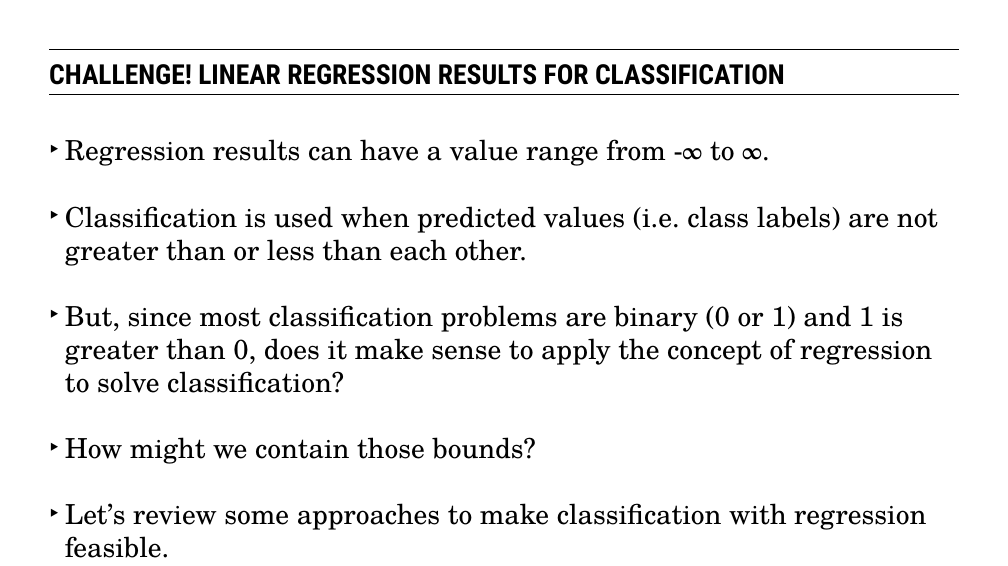
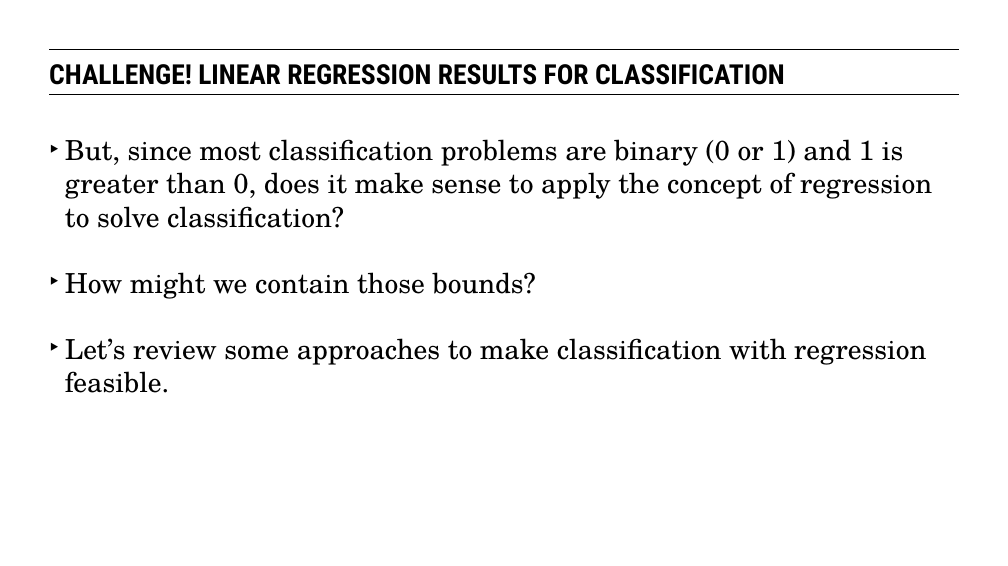
Before and after one commit to eflautt/ga-data-science, a slide deck: slide 13 of lessons/lesson-09/09-intro-to-logistic-regression.pptx. Drawn at 1008x566 pixels with LibreOffice and Linux fonts; fonts in the diff are those of the drawing. Boxes give left, top, right and bottom in pixels: in the first picture for what was removed or moved away, otherwise in the second. Text is boxed around its words. In the diff, an @@ line names an element or a change of style, - is before the commit and + after.

```diff
--- a/lessons/lesson-09/09-intro-to-logistic-regression.pptx
+++ b/lessons/lesson-09/09-intro-to-logistic-regression.pptx
@@ text at (65, 139, 938, 266): paragraphs removed @@
-‣ Regression results can have a value range from -∞ to ∞.
-‣ Classification is used when predicted values (i.e. class labels) are not greater than or less than each other.
```
Also in this commit, not shown: 15 other slides changed, 11 slides added.
